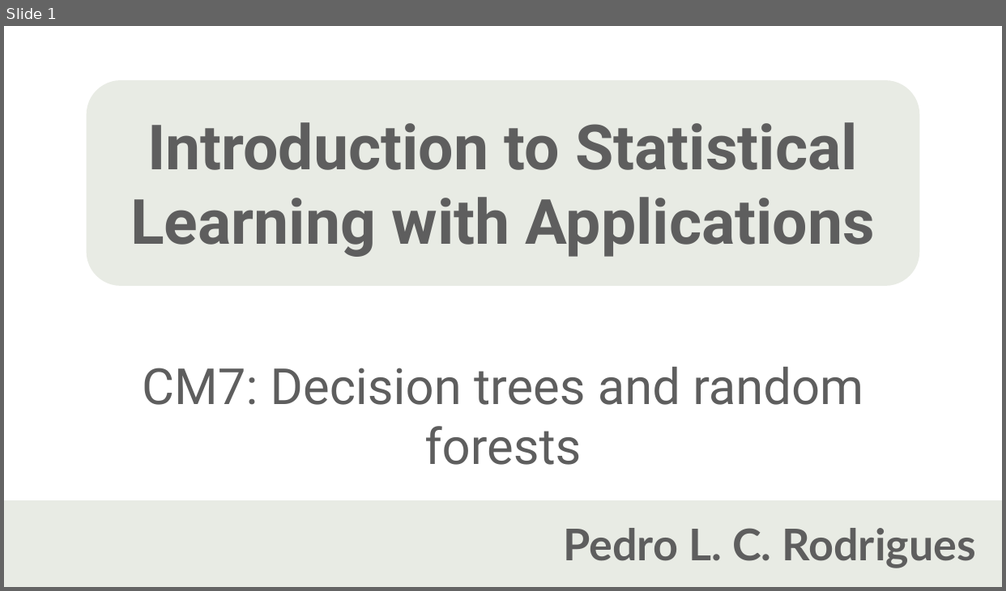
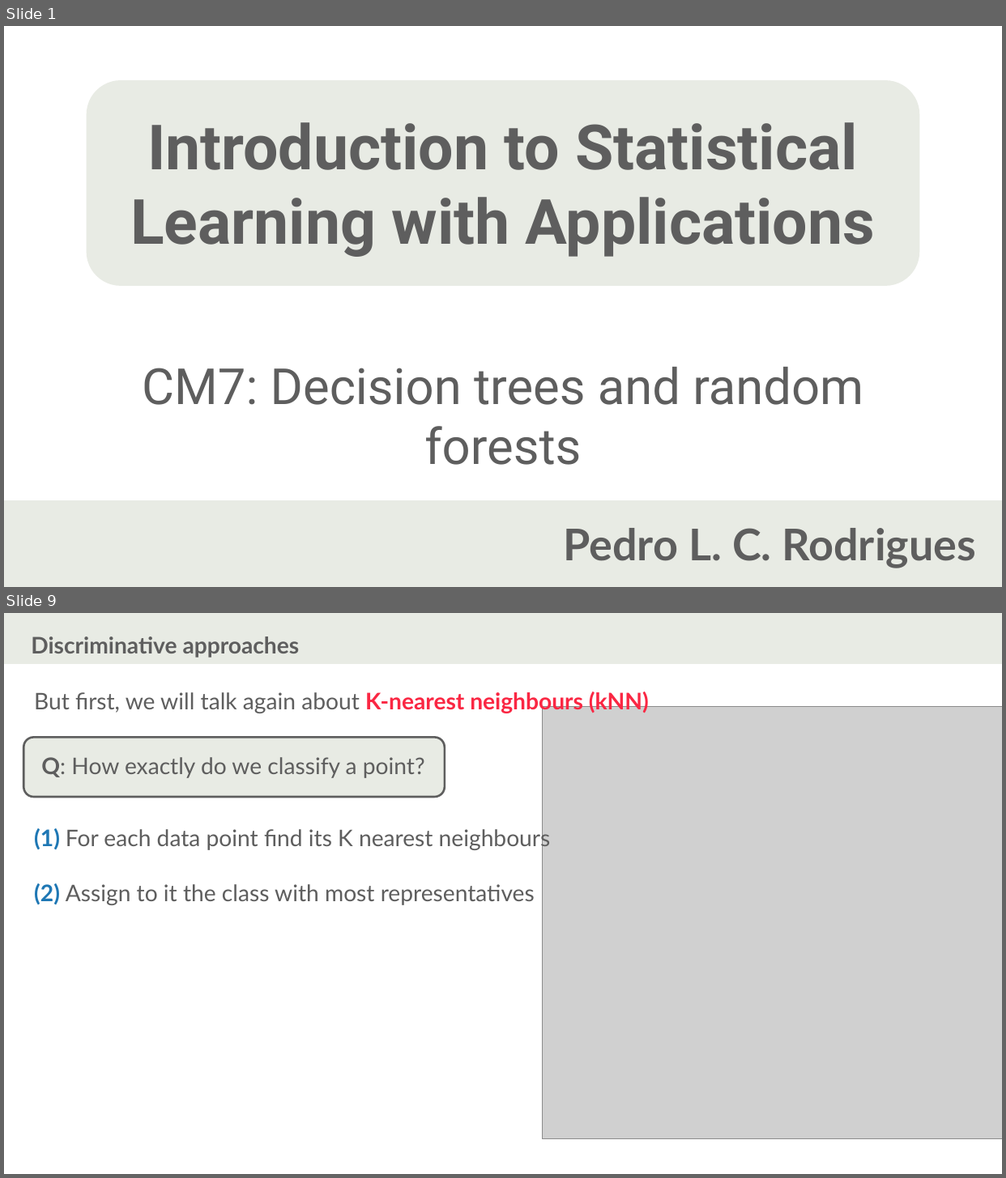
Before and after one commit to ISLA-Grenoble/2024-main, a slide deck: slides/CM07/2023/CM7-draft.pptx. Shown one above the other, each under a label of ours: slide 1 before the commit, slides 1 and 9 after it; the slides between them are not shown. The pictures are 1006x591 and 1006x1178 pixels, drawn with LibreOffice and Linux fonts; fonts in the diff are those of the drawing; grey boxes stand for pictures. Boxes give left, top, right and bottom in pixels: in the first picture for what was removed or moved away, otherwise in the second. Text is boxed around its words. In the diff, an @@ line names an element or a change of style, - is before the commit and + after.

```diff
--- a/slides/CM07/2023/CM7-draft.pptx
+++ b/slides/CM07/2023/CM7-draft.pptx
@@ slide 9 added at <box>4,613,1002,1174</box>, background #FFFFFF @@
@@ rectangle added at <box>4,613,1002,664</box>, fill #E8EBE4 @@
@@ text added at <box>31,636,300,658</box>, 22 pt, text #5E5E5E, bold @@
+Discriminative approaches
@@ text added at <box>34,689,649,713</box>, 22 pt, text #5E5E5E @@
+But first, we will talk again about K-nearest neighbours (kNN)
@@ picture added at <box>543,707,1002,1140</box> @@
@@ rounded rectangle added at <box>23,737,444,797</box>, fill #E8EBE4, outline #5E5E5E 2 pt @@
@@ text added at <box>41,757,425,778</box>, 22 pt, text #5E5E5E @@
+Q: How exactly do we classify a point?
@@ text added at <box>34,827,551,905</box>, 22 pt, text #5E5E5E @@
+(1) For each data point find its K nearest neighbours
+(2) Assign to it the class with most representatives
```
Also in this commit, not shown: 3 slides changed, 10 other slides added, 6 slides removed, 14 other files.
